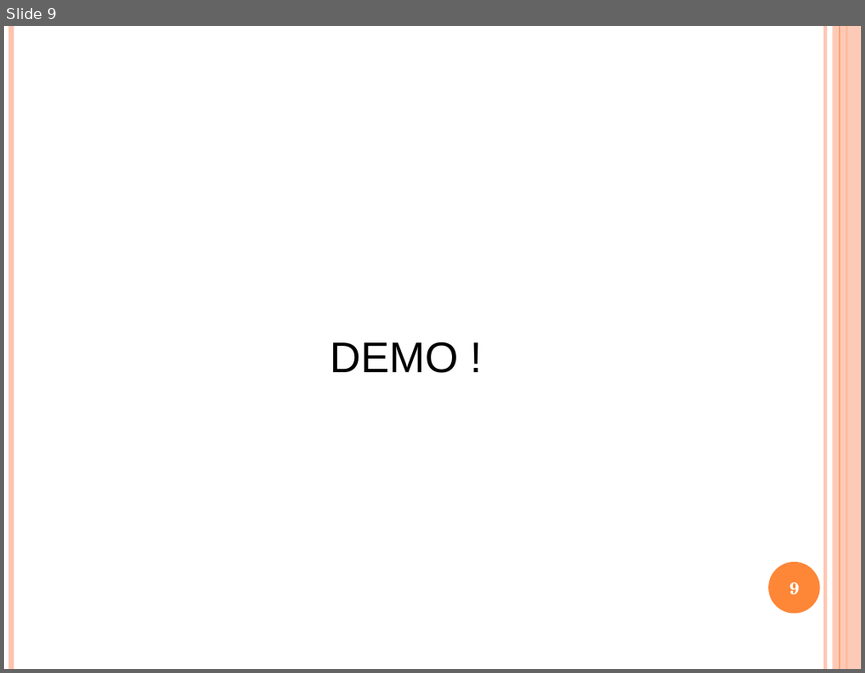
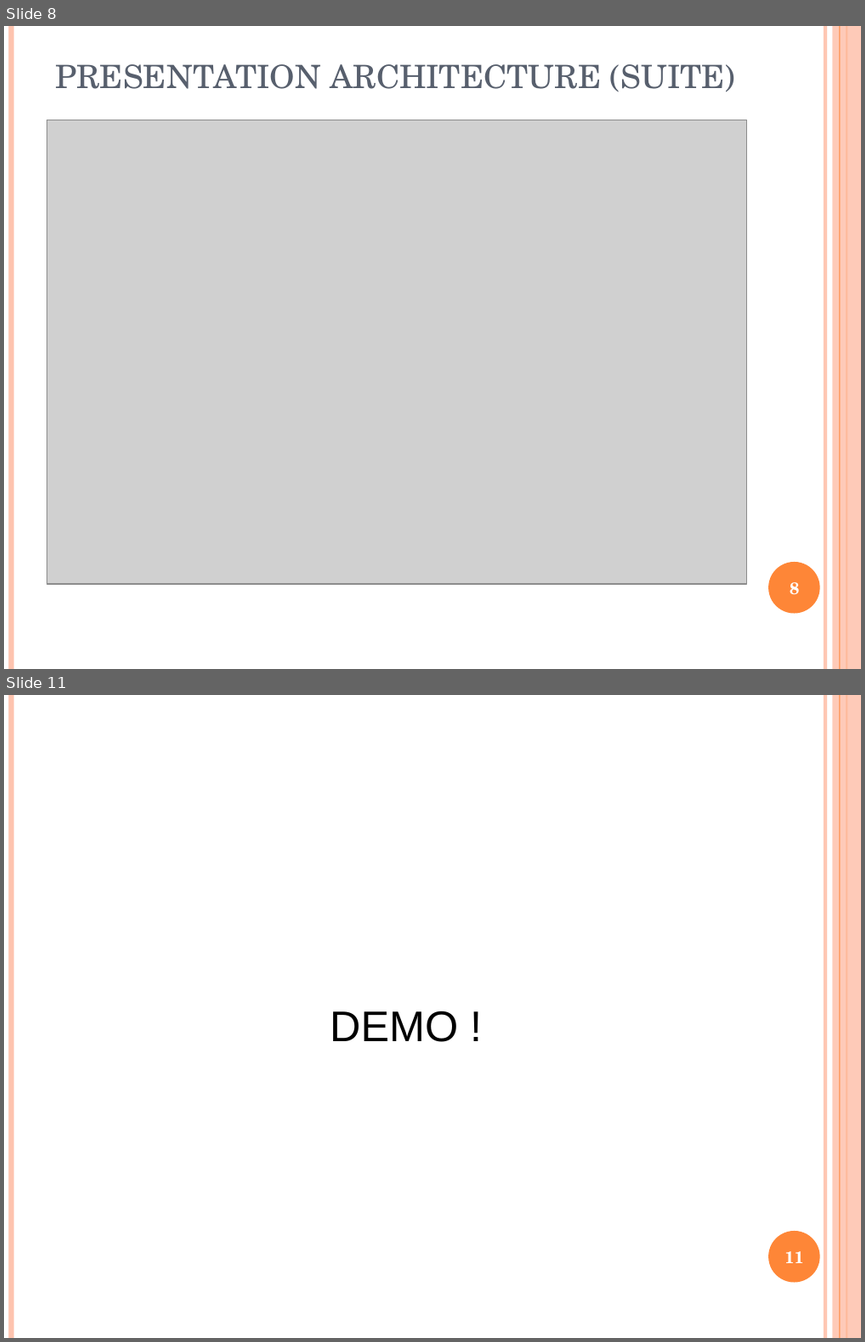
Before and after one commit to carlatgithub/jungleprod, a slide deck: SiteDeVenteEJungle_Carl.ppt. Shown one above the other, each under a label of ours: slide 9 before the commit, slides 8 and 11 after it; the slides between them are not shown. The pictures are 865x673 and 865x1342 pixels, drawn with LibreOffice and Linux fonts; fonts in the diff are those of the drawing; grey boxes stand for pictures. Boxes give left, top, right and bottom in pixels: in the first picture for what was removed or moved away, otherwise in the second. Text is boxed around its words. In the diff, an @@ line names an element or a change of style, - is before the commit and + after.

```diff
--- a/SiteDeVenteEJungle_Carl.ppt
+++ b/SiteDeVenteEJungle_Carl.ppt
@@ slide 8 added at box(4, 26, 861, 669), background #FFFFFF; not listed: 6 template elements that a slide beside it also shows @@
@@ title added at box(55, 64, 736, 92), 27 pt, text #575F6D @@
+PRESENTATION ARCHITECTURE (SUITE)
@@ picture added at box(46, 120, 747, 583) @@
@@ page number added at box(789, 582, 799, 595), 14 pt, text #FFFFFF, bold @@
+8
@@ what was slide 9 is now slide 11 @@
@@ page number at box(784, 1251, 804, 1263): text changed @@
-9
+11
```
Also in this commit, not shown: 7 slides changed, 1 other slide added.
